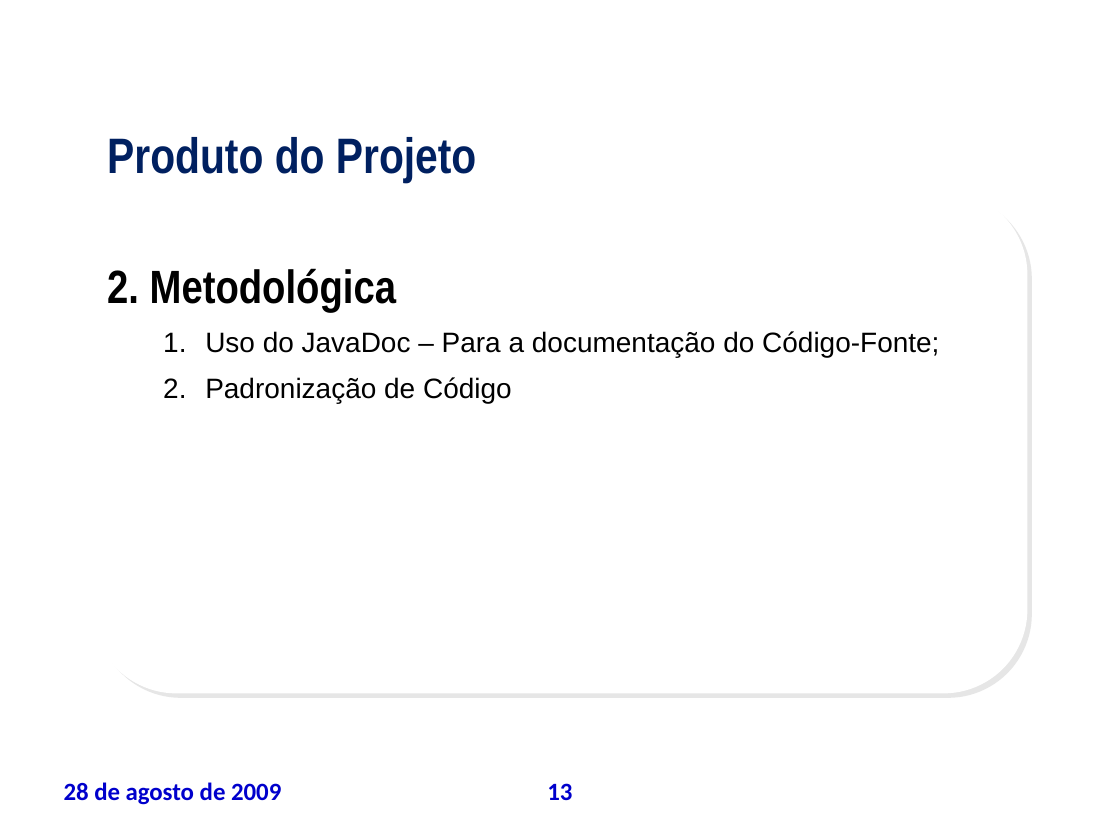
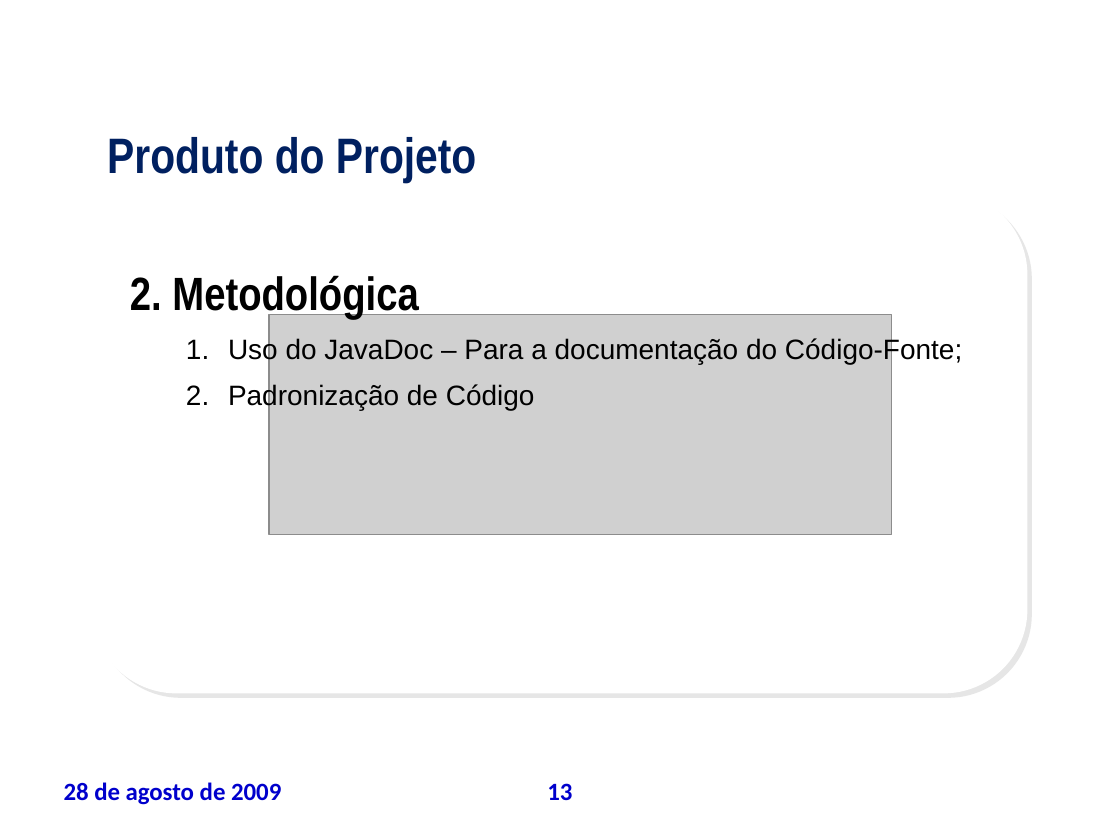
Before and after one commit to leoevaristo/psa20092, a slide deck: slide 13 of ARTEFATOS/TAP_apresentacao.ppt. Drawn at 1120x840 pixels with LibreOffice and Linux fonts; fonts in the diff are those of the drawing; grey boxes stand for pictures; background and template pictures are left out. Boxes give left, top, right and bottom in pixels: in the first picture for what was removed or moved away, otherwise in the second. Text is boxed around its words. In the diff, an @@ line names an element or a change of style, - is before the commit and + after.

```diff
--- a/ARTEFATOS/TAP_apresentacao.ppt
+++ b/ARTEFATOS/TAP_apresentacao.ppt
@@ text "2. Metodológica": place and size @@
-text "2. Metodológica" at bbox=[107, 268, 939, 403]
+text "2. Metodológica" at bbox=[130, 275, 962, 410]
@@ picture added at bbox=[269, 315, 892, 535] @@
```
Also in this commit, not shown: 18 other slides changed.
